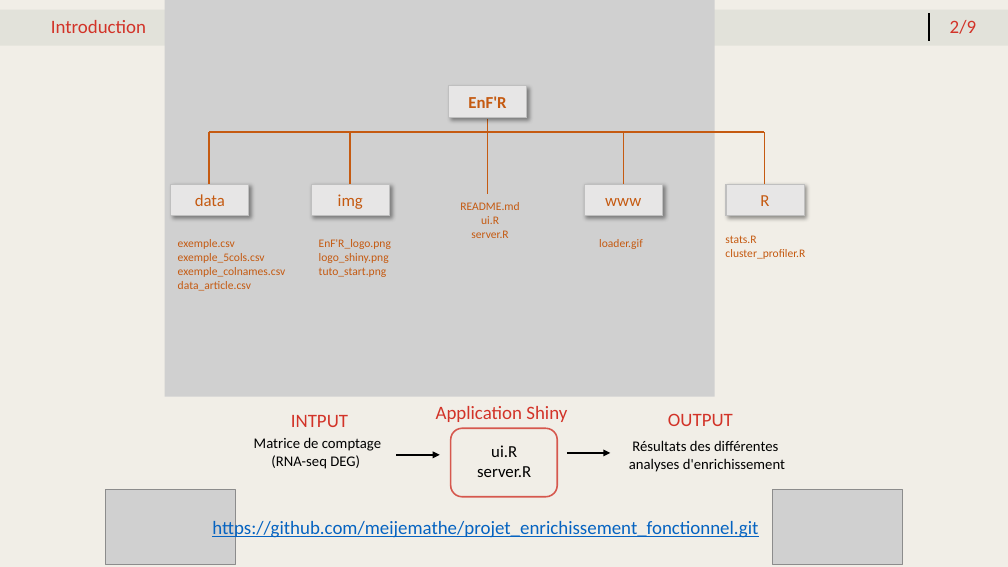
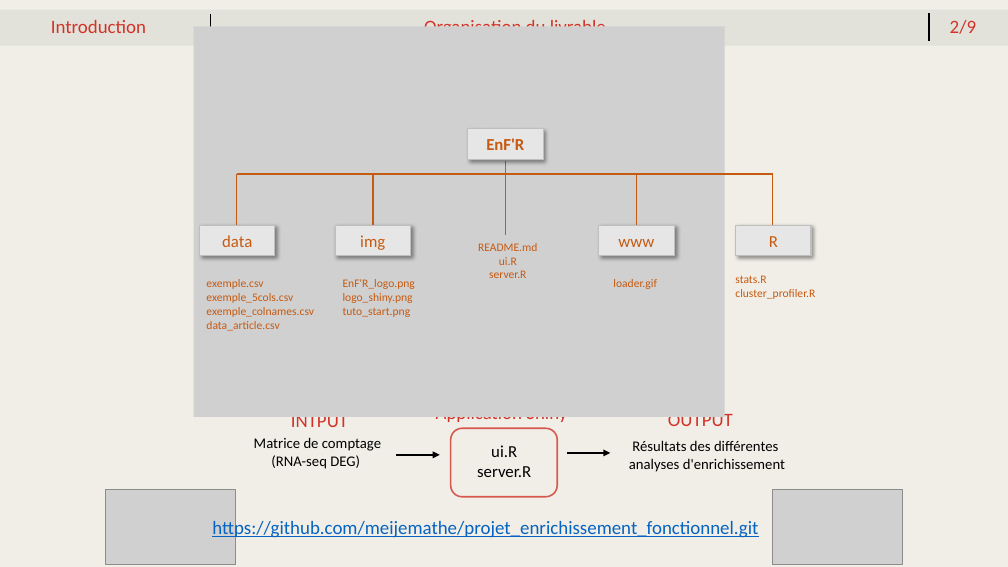
Before and after one commit to meijemathe/projet_enrichissement_fonctionnel, a slide deck: slide 3 of presentation/Projet_enrichissement_shiny.pptx. Drawn at 1008x567 pixels with LibreOffice and Linux fonts; fonts in the diff are those of the drawing; grey boxes stand for pictures. Boxes give left, top, right and bottom in pixels: in the first picture for what was removed or moved away, otherwise in the second. Text is boxed around its words. In the diff, an @@ line names an element or a change of style, - is before the commit and + after.

```diff
--- a/presentation/Projet_enrichissement_shiny.pptx
+++ b/presentation/Projet_enrichissement_shiny.pptx
@@ picture resized from (x1=165, y1=0, x2=715, y2=396) to (x1=194, y1=26, x2=725, y2=417) @@
@@ line added from (211, 14) to (211, 42), #000000 1.5 pt @@
@@ text added at (x1=424, y1=20, x2=606, y2=27), 18 pt, text #D23328 @@
+Organisation du livrable
@@ rectangle "EnF'R" moved from (x1=448, y1=86, x2=526, y2=118) to (x1=468, y1=129, x2=544, y2=160) @@
@@ line moved from (209, 184) - (209, 132) to (237, 225) - (237, 174) @@
@@ line moved from (209, 132) - (765, 132) to (237, 174) - (773, 174) @@
@@ line moved from (350, 184) - (350, 132) to (373, 225) - (373, 175) @@
@@ line moved from (488, 119) - (488, 194) to (506, 161) - (506, 235) @@
@@ line moved from (624, 184) - (624, 132) to (637, 225) - (637, 175) @@
@@ line moved from (765, 184) - (765, 132) to (773, 225) - (773, 174) @@
@@ rectangle "data" moved from (x1=171, y1=185, x2=249, y2=216) to (x1=200, y1=225, x2=275, y2=256) @@
@@ rectangle "img" moved from (x1=312, y1=185, x2=389, y2=216) to (x1=335, y1=225, x2=411, y2=256) @@
@@ text "README.md" moved from (x1=460, y1=202, x2=519, y2=238) to (x1=478, y1=243, x2=537, y2=278) @@
@@ rectangle "www" moved from (x1=585, y1=185, x2=662, y2=216) to (x1=599, y1=225, x2=675, y2=256) @@
@@ rectangle "R" moved from (x1=726, y1=185, x2=804, y2=216) to (x1=736, y1=225, x2=811, y2=256) @@
@@ text "stats.R" moved from (x1=725, y1=235, x2=805, y2=259) to (x1=735, y1=275, x2=815, y2=299) @@
@@ text "exemple.csv" moved from (x1=178, y1=239, x2=286, y2=291) to (x1=206, y1=279, x2=314, y2=331) @@
@@ text "EnF'R_logo.png" moved from (x1=319, y1=239, x2=391, y2=277) to (x1=343, y1=279, x2=415, y2=317) @@
@@ text "loader.gif" moved from (x1=599, y1=239, x2=643, y2=249) to (x1=613, y1=279, x2=657, y2=289) @@
```
Also in this commit, not shown: 1 other file.
